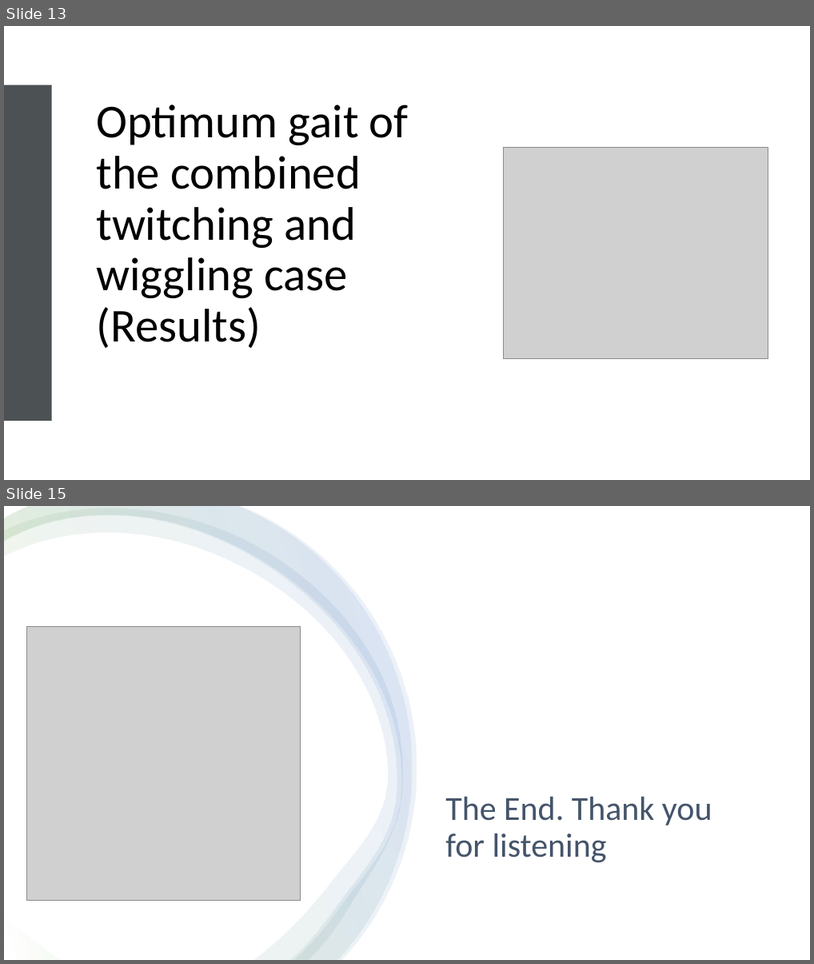
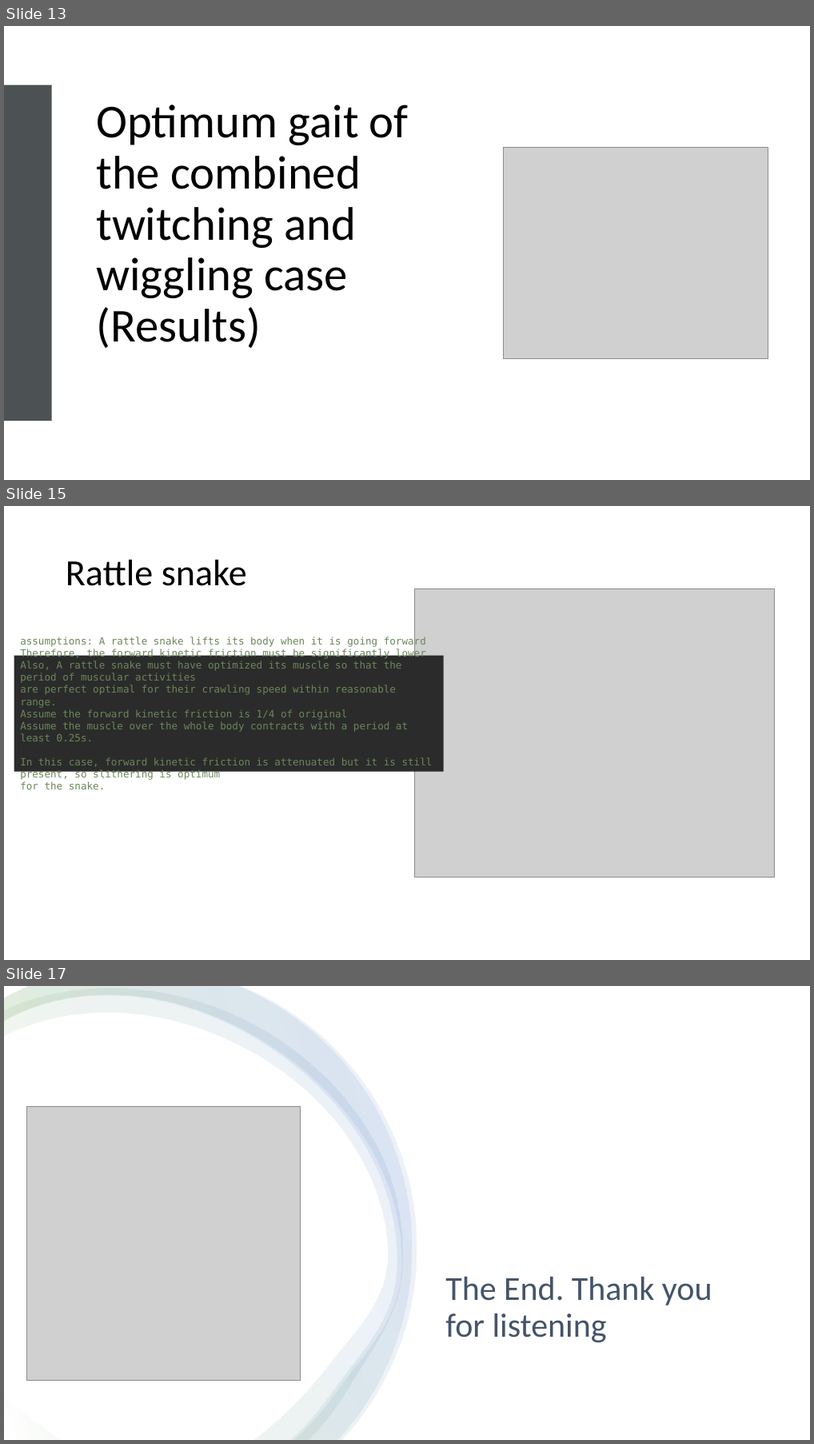
Before and after one commit to Raymond1415926/Slithering-Wiggling-Snake, a slide deck: Optimizing Gait.pptx. Shown one above the other, each under a label of ours: slides 13 and 15 before the commit, slides 13, 15 and 17 after it; the slides between them are not shown. The pictures are 814x964 and 814x1444 pixels, drawn with LibreOffice and Linux fonts; fonts in the diff are those of the drawing; grey boxes stand for pictures. Boxes give left, top, right and bottom in pixels: in the first picture for what was removed or moved away, otherwise in the second. Text is boxed around its words. In the diff, an @@ line names an element or a change of style, - is before the commit and + after.

Commit message:
ppt update

```diff
--- a/Optimizing Gait.pptx
+++ b/Optimizing Gait.pptx
@@ slide 15 added at [4, 506, 810, 960], background #FFFFFF @@
@@ title added at [66, 560, 247, 586], 44 pt, text #000000 @@
+Rattle snake
@@ picture added at [415, 589, 775, 877] @@
@@ rectangle added at [14, 656, 444, 772], fill #2B2B2B, 12 pt, text #6A8759 @@
+assumptions: A rattle snake lifts its body when it is going forward
+Therefore, the forward kinetic friction must be significantly lower
+Also, A rattle snake must have optimized its muscle so that the period of muscular activities
+are perfect optimal for their crawling speed within reasonable range.
+Assume the forward kinetic friction is 1/4 of original
+Assume the muscle over the whole body contracts with a period at least 0.25s.
+In this case, forward kinetic friction is attenuated but it is still present, so slithering is optimum
+for the snake.
@@ what was slide 15 is now slide 17 @@
```
Also in this commit, not shown: 1 slide changed, 1 other slide added, 3 other files.
